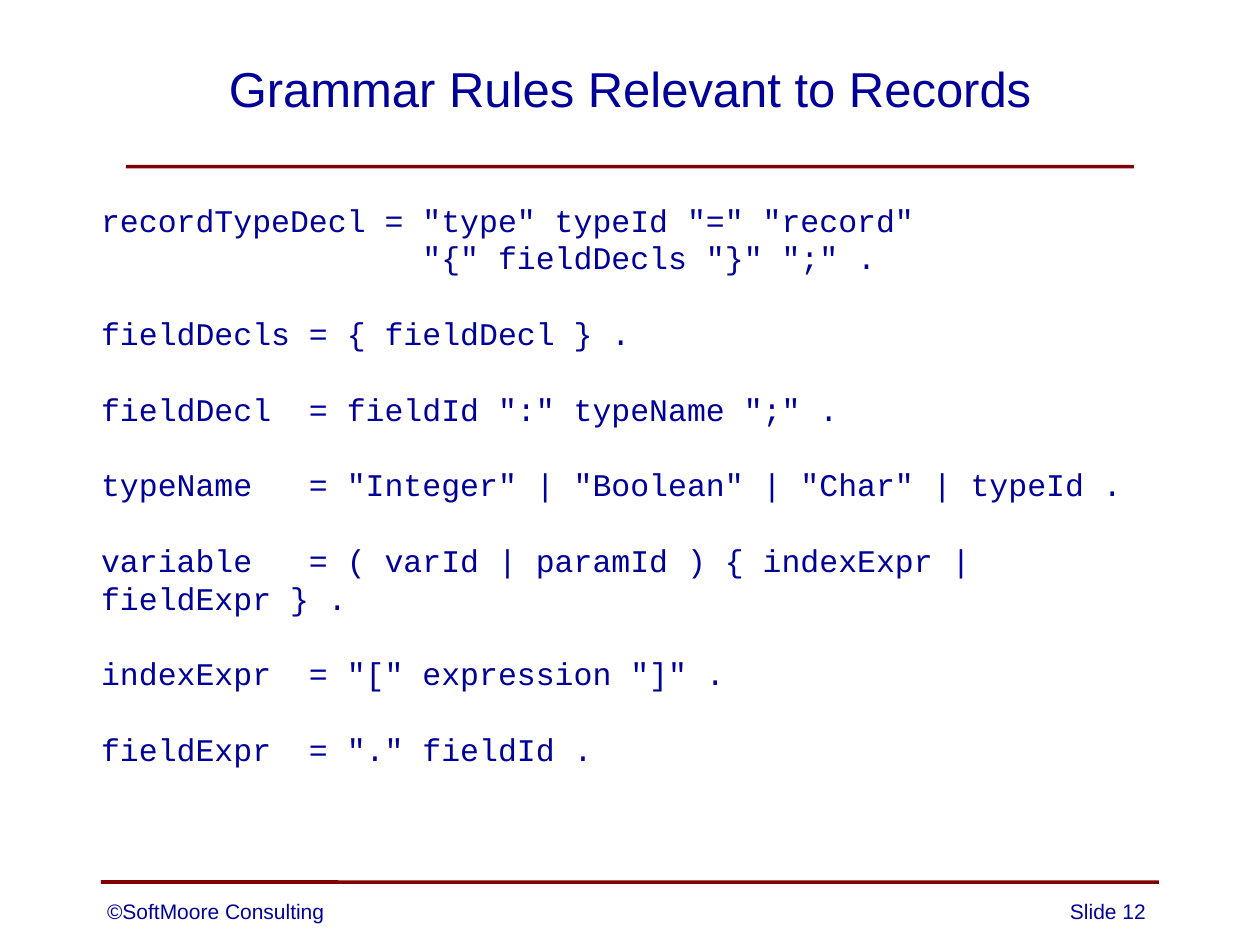
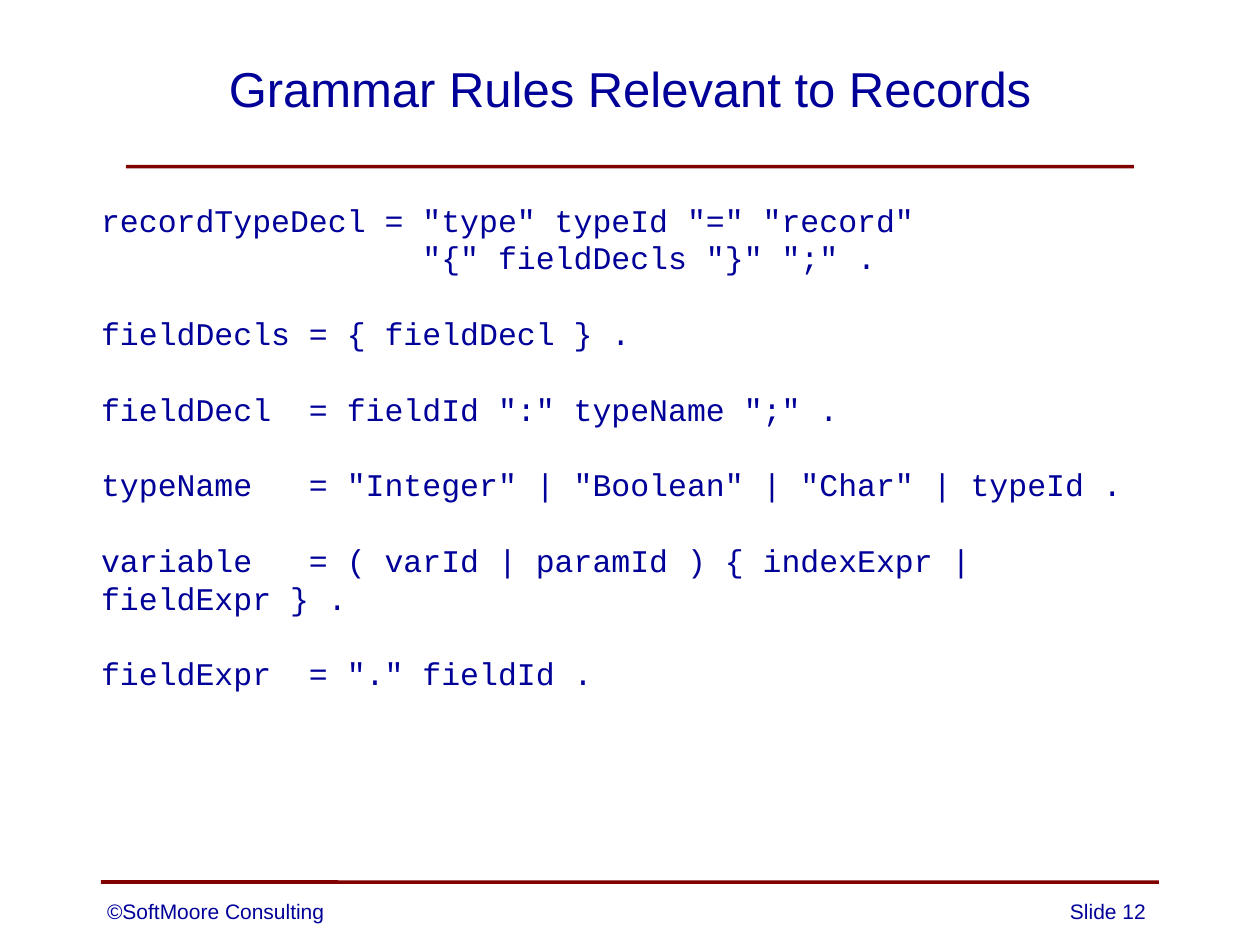
Before and after one commit to SoftMoore/CPRL-Java-3rd, a slide deck: slide 12 of PowerPoints/16 - Records.pptx. Drawn at 1260x945 pixels with LibreOffice and Linux fonts; fonts in the diff are those of the drawing. Boxes give left, top, right and bottom in pixels: in the first picture for what was removed or moved away, otherwise in the second. Text is boxed around its words. In the diff, an @@ line names an element or a change of style, - is before the commit and + after.

Commit message:
minor edit to one slide

```diff
--- a/PowerPoints/16 - Records.pptx
+++ b/PowerPoints/16 - Records.pptx
@@ text at (101, 662, 611, 692): paragraph removed @@
-indexExpr = "[" expression "]" .
```
